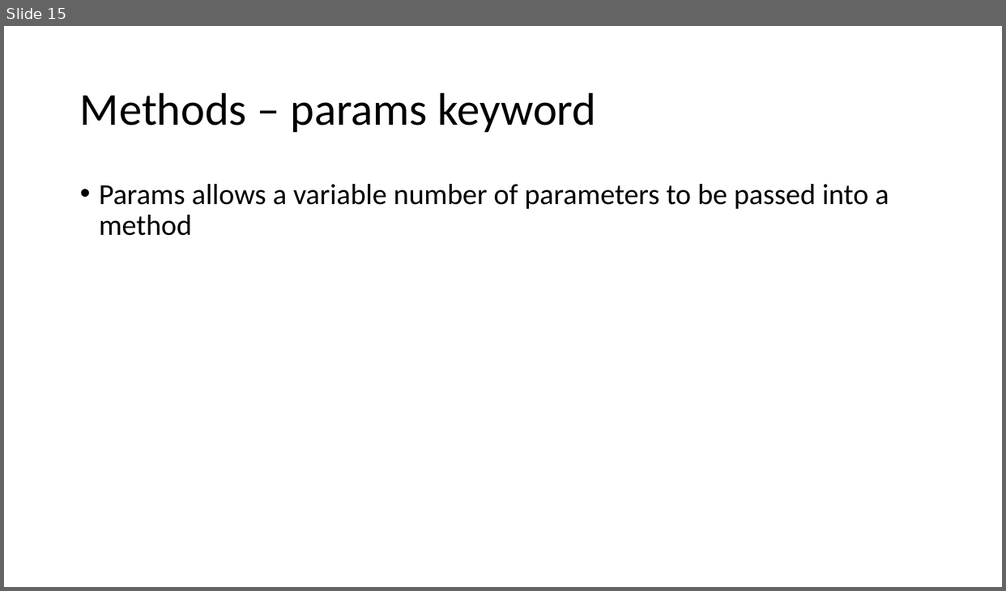
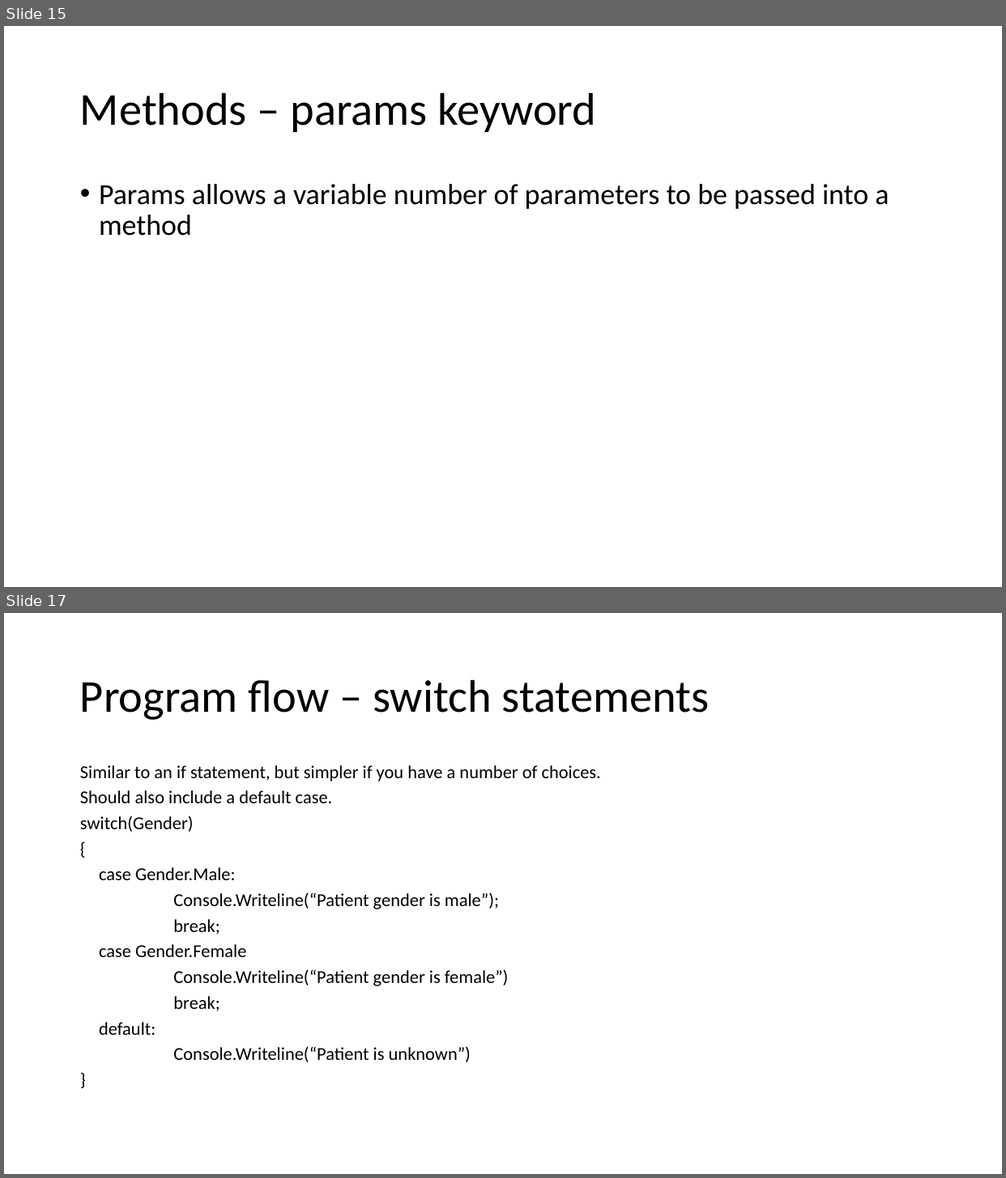
Before and after one commit to gavinhickford/Projects, a slide deck: Mentoring/Mentoring.pptx. Shown one above the other, each under a label of ours: slide 15 before the commit, slides 15 and 17 after it; the slides between them are not shown. The pictures are 1006x591 and 1006x1178 pixels, drawn with LibreOffice and Linux fonts; fonts in the diff are those of the drawing. Boxes give left, top, right and bottom in pixels: in the first picture for what was removed or moved away, otherwise in the second. Text is boxed around its words. In the diff, an @@ line names an element or a change of style, - is before the commit and + after.

Commit message:
updated slides

```diff
--- a/Mentoring/Mentoring.pptx
+++ b/Mentoring/Mentoring.pptx
@@ slide 17 added at [4,613,1002,1174], background #FFFFFF @@
@@ title added at [80,679,710,720], 44 pt, text #000000 @@
+Program flow – switch statements
@@ text added at [80,765,601,1063], 17.5 pt, text #000000 @@
+Similar to an if statement, but simpler if you have a number of choices.
+Should also include a default case.
+switch(Gender)
+{
+case Gender.Male:
+Console.Writeline(“Patient gender is male”);
+break;
+case Gender.Female
+Console.Writeline(“Patient gender is female”)
+break;
+default:
+Console.Writeline(“Patient is unknown”)
+}
```
Also in this commit, not shown: 4 other slides added.
